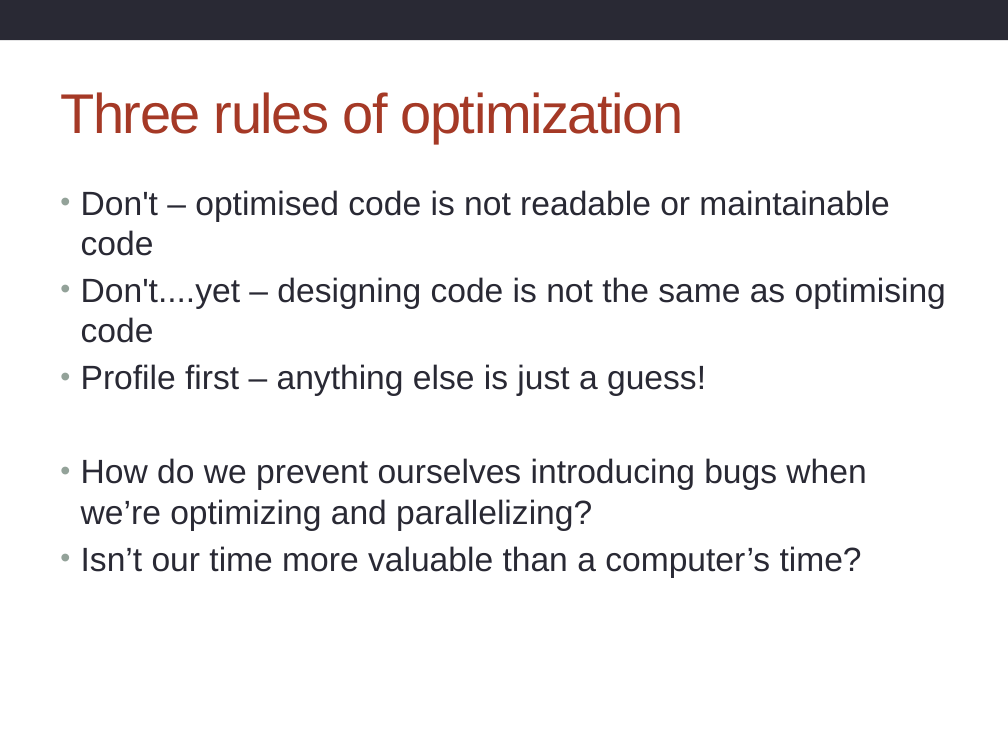
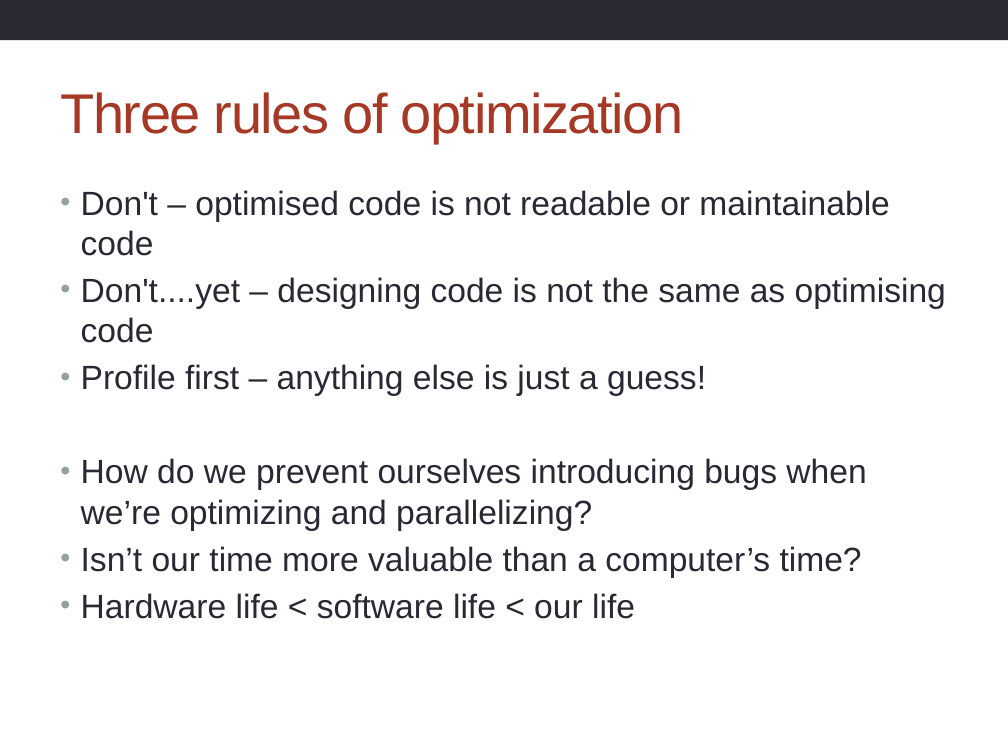
Before and after one commit to hpcarcher/2014-09-16-imperial, a slide deck: slide 7 of archer/Introduction.pptx (slide 4 before the commit). Drawn at 1008x756 pixels with LibreOffice and Linux fonts; fonts in the diff are those of the drawing; background and template pictures are left out. Boxes give left, top, right and bottom in pixels: in the first picture for what was removed or moved away, otherwise in the second. Text is boxed around its words. In the diff, an @@ line names an element or a change of style, - is before the commit and + after.

```diff
--- a/archer/Introduction.pptx
+++ b/archer/Introduction.pptx
@@ text at [81, 593, 635, 619]: paragraph added @@
+• Hardware life < software life < our life
```
Also in this commit, not shown: 4 other slides changed, 7 slides added, 2 slides removed, 6 other files.
